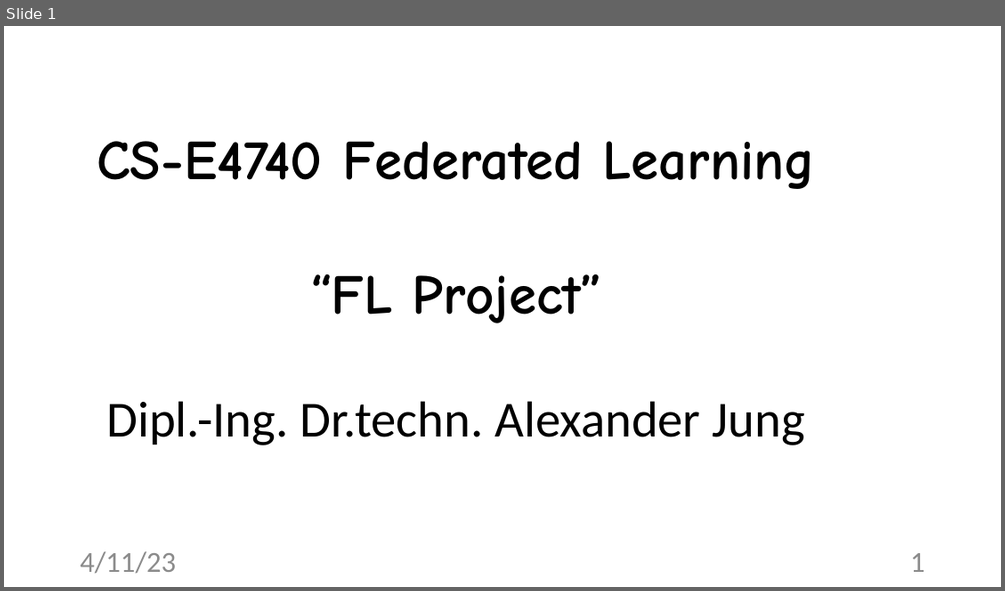
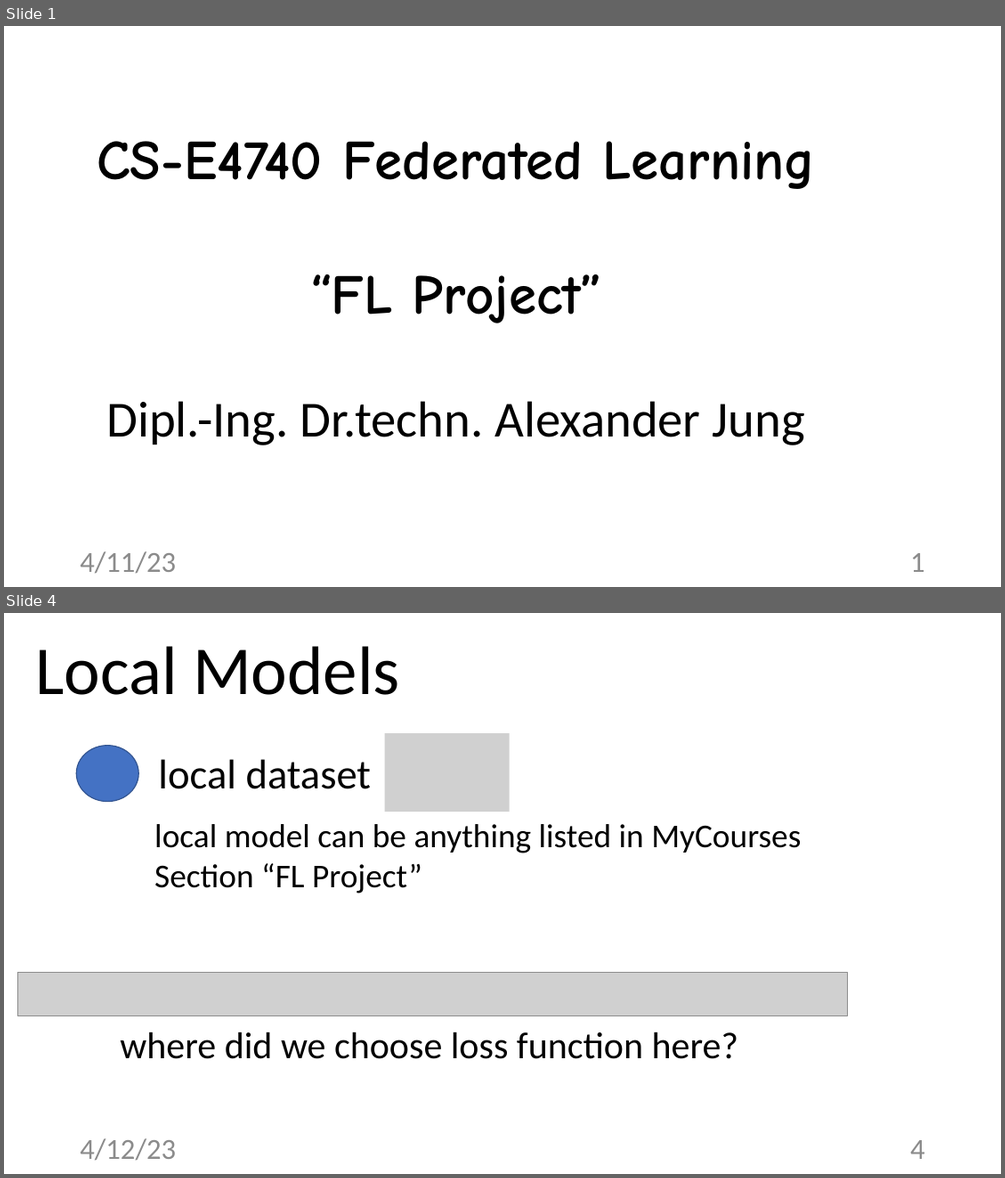
Before and after one commit to alexjungaalto/FederatedLearning, a slide deck: slides/CS-E4740_FLProject.pptx. Shown one above the other, each under a label of ours: slide 1 before the commit, slides 1 and 4 after it; the slides between them are not shown. The pictures are 1005x591 and 1005x1178 pixels, drawn with LibreOffice and Linux fonts; fonts in the diff are those of the drawing; grey boxes stand for pictures. Boxes give left, top, right and bottom in pixels: in the first picture for what was removed or moved away, otherwise in the second. Text is boxed around its words. In the diff, an @@ line names an element or a change of style, - is before the commit and + after.

```diff
--- a/slides/CS-E4740_FLProject.pptx
+++ b/slides/CS-E4740_FLProject.pptx
@@ slide 4 added at (4,613,1001,1174), background #FFFFFF @@
@@ text added at (35,646,400,695), 66 pt, text #000000 @@
+Local Models
@@ ellipse added at (77,746,138,802), fill #4472C4, outline #325491 1 pt @@
@@ picture added at (385,733,510,811) @@
@@ text added at (158,759,372,789), 40 pt, text #000000 @@
+local dataset
@@ text added at (154,824,801,893), 32 pt, text #000000 @@
+local model can be anything listed in MyCourses Section “FL Project”
@@ picture added at (18,973,848,1016) @@
@@ text added at (120,1032,738,1059), 36 pt, text #000000 @@
+where did we choose loss function here?
@@ text added at (80,1138,176,1160), 28 pt, text #8C8C8C @@
+4/12/23
@@ page number added at (910,1140,925,1159), 28 pt, text #8C8C8C @@
+4
```
Also in this commit, not shown: 4 slides changed, 16 other slides added, 3 other files.
